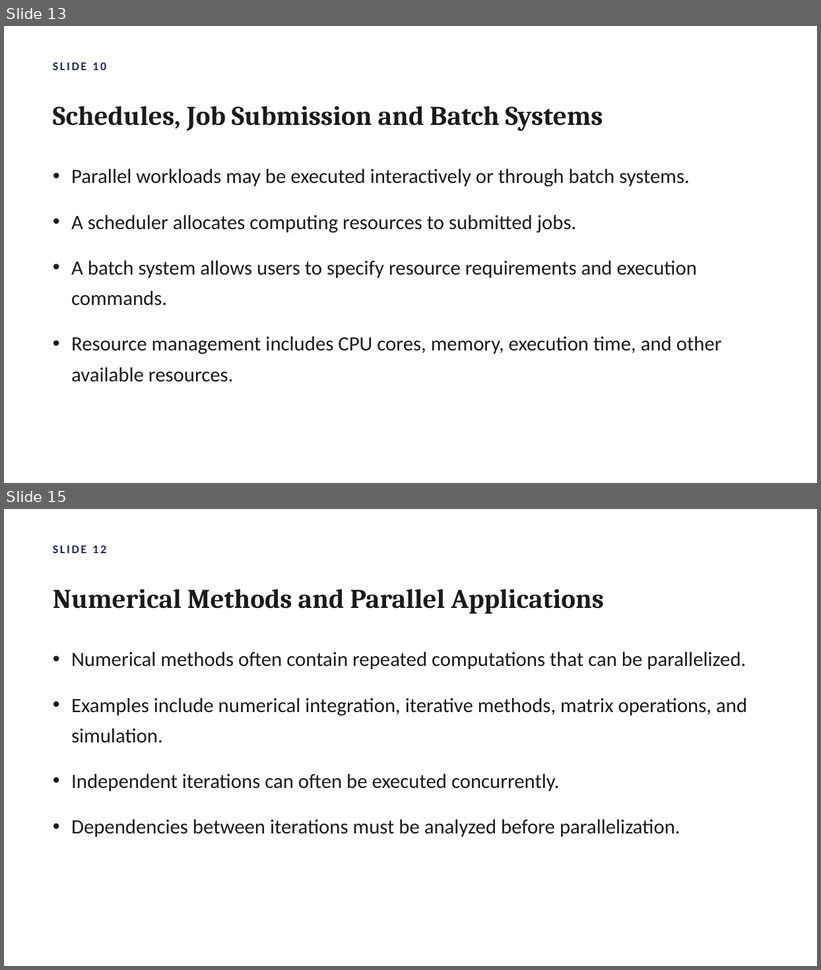
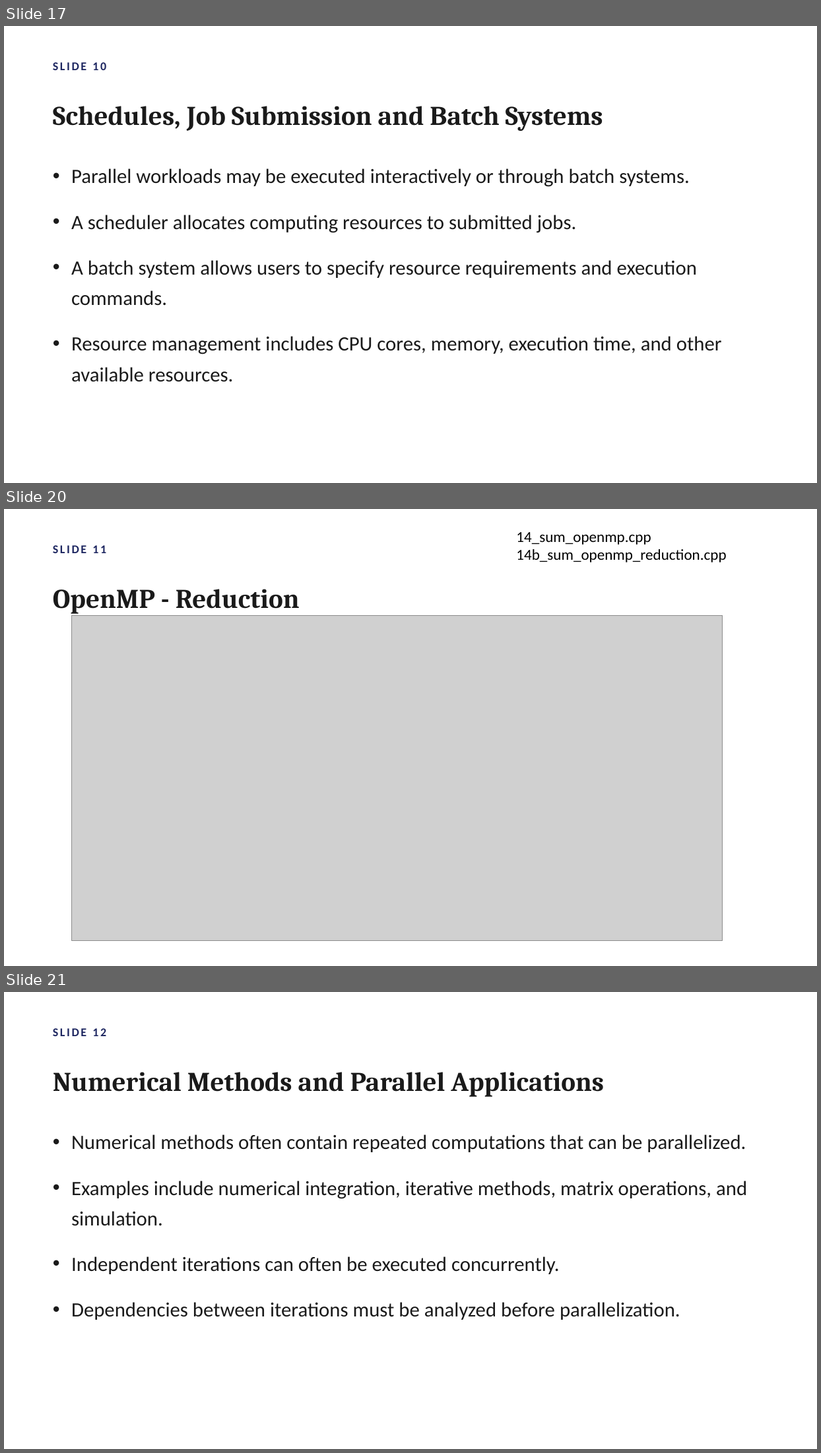
Before and after one commit to atulkahatecdac/parallel-cpp, a slide deck: Parallel_Programming_Cpp.pptx. Shown one above the other, each under a label of ours: slides 13 and 15 before the commit, slides 17, 20 and 21 after it; the slides between them are not shown. The pictures are 821x970 and 821x1453 pixels, drawn with LibreOffice and Linux fonts; fonts in the diff are those of the drawing; grey boxes stand for pictures. Boxes give left, top, right and bottom in pixels: in the first picture for what was removed or moved away, otherwise in the second. Text is boxed around its words. In the diff, an @@ line names an element or a change of style, - is before the commit and + after.

```diff
--- a/Parallel_Programming_Cpp.pptx
+++ b/Parallel_Programming_Cpp.pptx
@@ slide 20 added at (4, 509, 817, 966), background #FFFFFF @@
@@ text added at (53, 545, 106, 553), 14 pt, text #1E2761, bold @@
+SLIDE 11
@@ text added at (516, 532, 726, 562), 18 pt, text #000000 @@
+14_sum_openmp.cpp
+14b_sum_openmp_reduction.cpp
@@ text added at (53, 589, 300, 614), 32 pt, text #1A1A1A, bold @@
+OpenMP - Reduction
@@ picture added at (72, 615, 723, 941) @@
@@ what was slide 13 is now slide 17 @@
@@ what was slide 15 is now slide 21 @@
```
Also in this commit, not shown: 11 slides changed, 7 other slides added.
